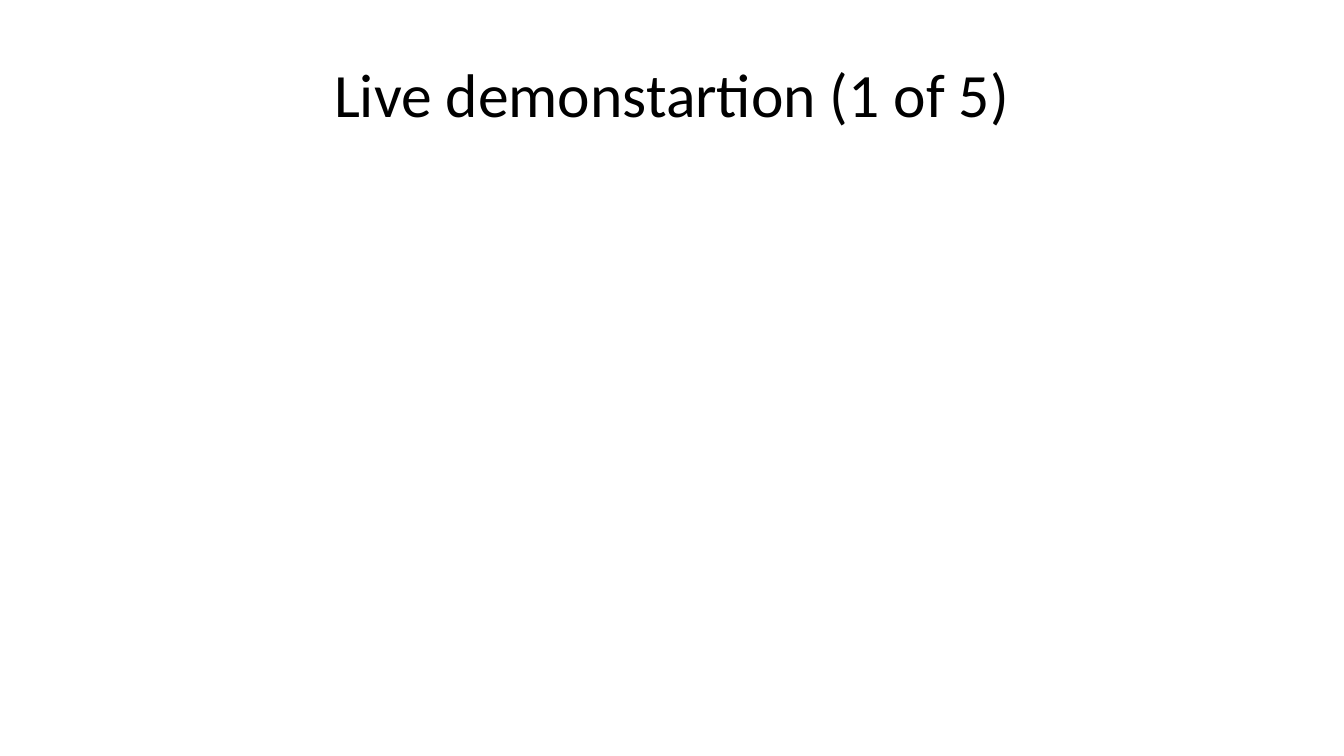
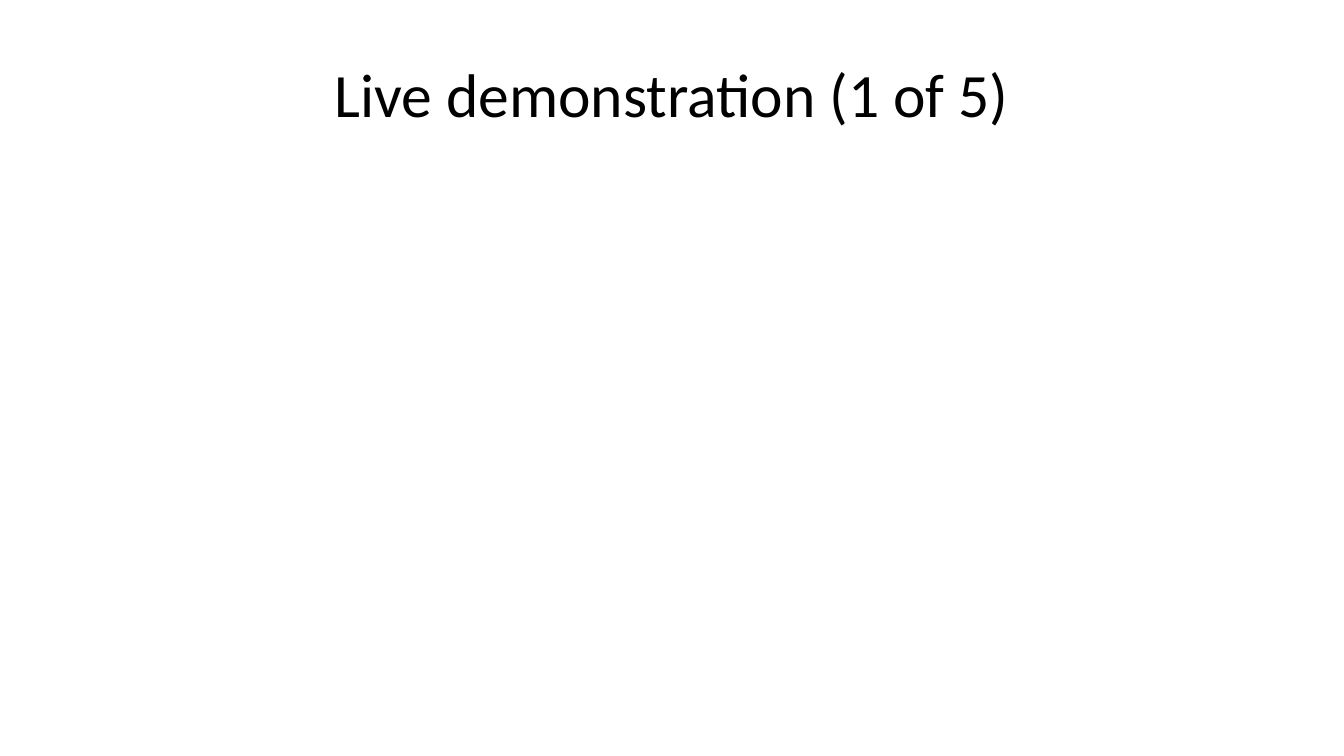
Before and after one commit to pmean/introduction-to-SAS, a slide deck: slide 35 of results/5507-01-simon-sildes-and-speaker-notes.pptx. Drawn at 1344x756 pixels with LibreOffice and Linux fonts; fonts in the diff are those of the drawing. Boxes give left, top, right and bottom in pixels: in the first picture for what was removed or moved away, otherwise in the second. Text is boxed around its words. In the diff, an @@ line names an element or a change of style, - is before the commit and + after.

Commit message:
Fixed typo in 5507-01-slides

```diff
--- a/results/5507-01-simon-sildes-and-speaker-notes.pptx
+++ b/results/5507-01-simon-sildes-and-speaker-notes.pptx
@@ title at <box>335,72,1008,126</box>: text changed @@
-Live demonstartion (1 of 5)
+Live demonstration (1 of 5)
```
Also in this commit, not shown: 1 other file.
